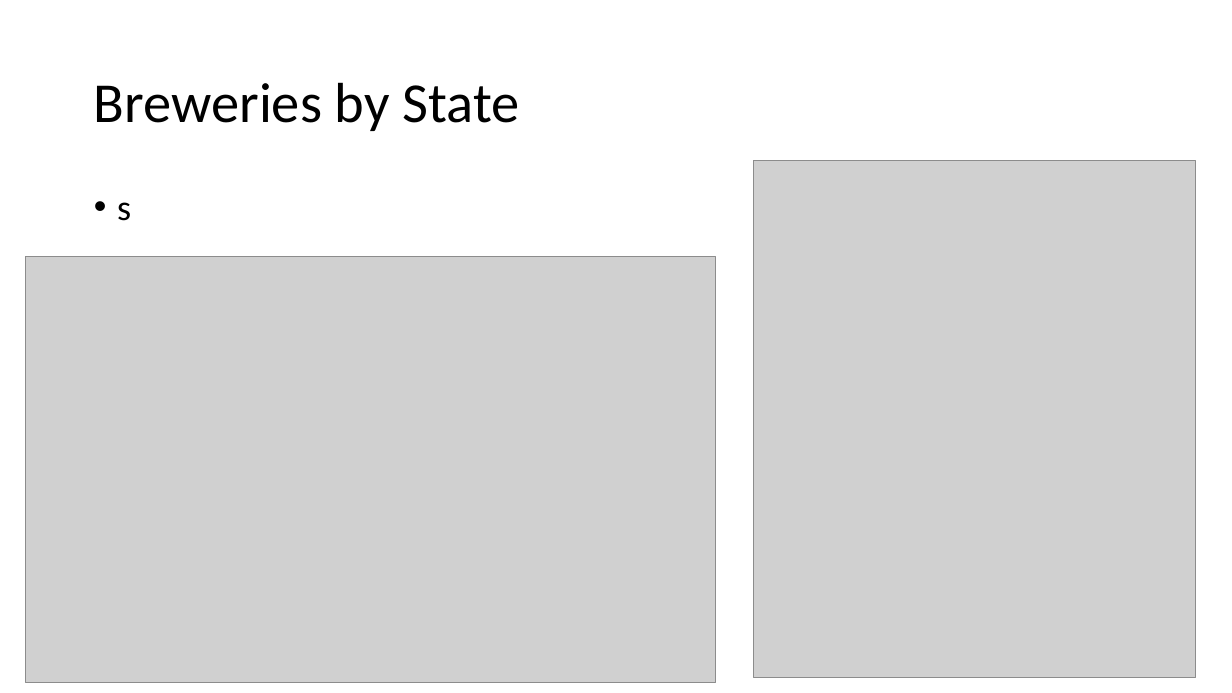
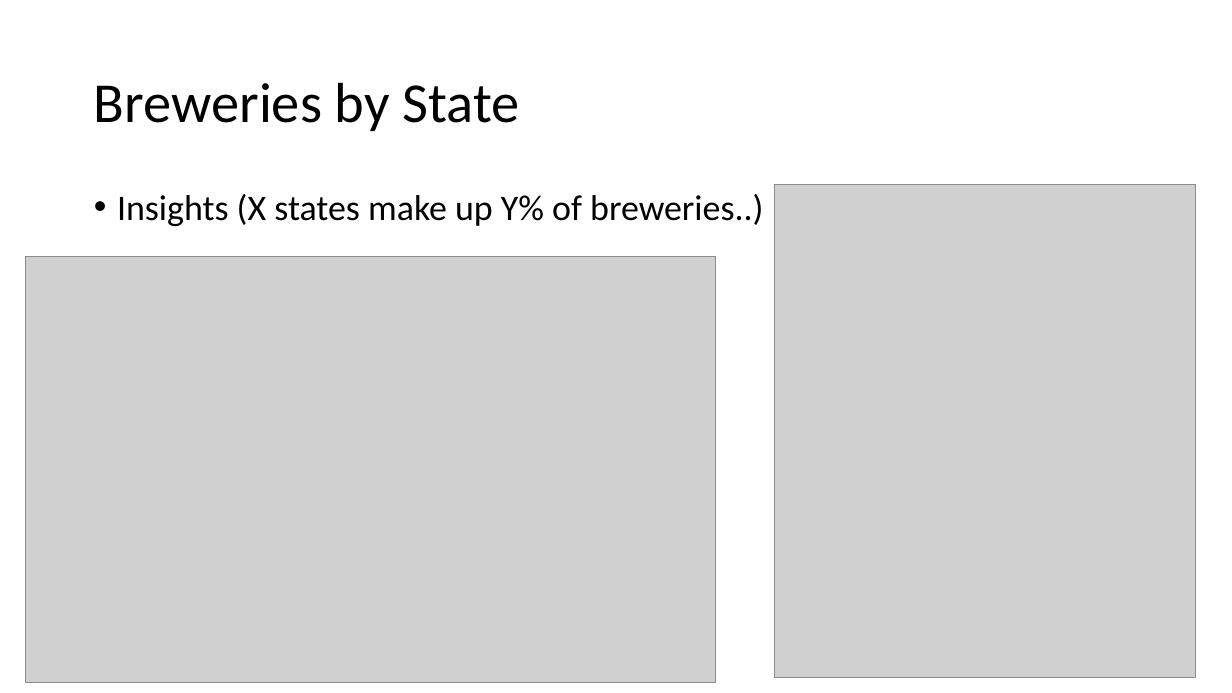
Before and after one commit to ericlaigaie/Case-Study-01, a slide deck: slide 2 of EDA_Presentation.pptx. Drawn at 1232x693 pixels with LibreOffice and Linux fonts; fonts in the diff are those of the drawing; grey boxes stand for pictures. Boxes give left, top, right and bottom in pixels: in the first picture for what was removed or moved away, otherwise in the second. Text is boxed around its words. In the diff, an @@ line names an element or a change of style, - is before the commit and + after.

```diff
--- a/EDA_Presentation.pptx
+++ b/EDA_Presentation.pptx
@@ text at box(117, 194, 763, 226): text changed @@
-• s
+• Insights (X states make up Y% of breweries..)
@@ picture: place and size @@
-picture at box(754, 161, 1196, 678)
+picture at box(775, 185, 1196, 678)
```
Also in this commit, not shown: 2 other slides changed, 1 slide added.
